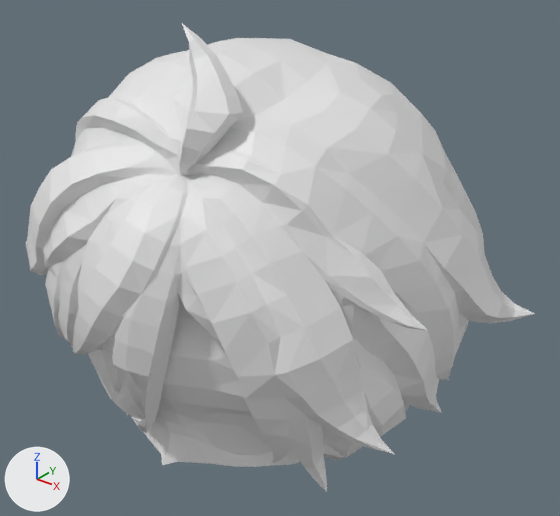
The glTF model public/models/hero_chibi_hair.glb as it was, and as the next commit left it.
Camera for both pictures: a 50 mm camera at (0.555, -0.657, 0.595) aimed at (0.026, 0.004, 0.185). The lights are fixed; the arrows at lower left show +X, +Y and +Z. The picture after the commit comes second.

The scene before the commit, as lines of its bpy script (objects in view):
```python
me_mesh_0 = bpy.data.meshes.new('Mesh_0')
me_mesh_0.from_pydata(...)  # 1845 vertices, 3482 faces; spans x -0.299..0.299, y -0.274..0.27, z -0.058..0.476
ob_hair = bpy.data.objects.new('hair', me_mesh_0)
ob_hair.location = (0.0, 0.0, 0.0)
```
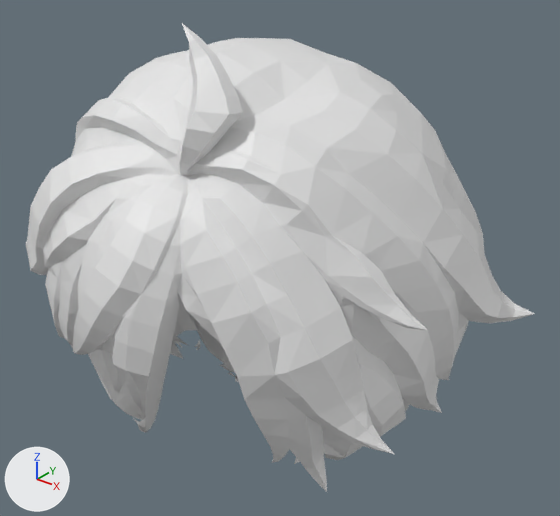
Boxes [x1, y1, x2, y2] around the edits, measured in the pictures (560 x 516 px):
part 1 of me_mesh_0, deleted: before [127, 297, 296, 467]

Patch to the scene script:
```diff
--- a/public/models/hero_chibi_hair.glb.py
+++ b/public/models/hero_chibi_hair.glb.py
@@ me_mesh_0 @@
 # used by ob_hair; location = (0.0, 0.0, 0.0)
-me_mesh_0.from_pydata(...)  # 1845 vertices, 3482 faces; spans x -0.299..0.299, y -0.274..0.27, z -0.058..0.476
+me_mesh_0.from_pydata(...)  # 1742 vertices, 3229 faces; spans x -0.299..0.299, y -0.274..0.27, z -0.058..0.476
+# me_mesh_0 part 1
+# 103 vertices are removed from x -0.161..0.154, y -0.23..-0.059, z -0.004..0.216
+# 253 faces are deleted
```
